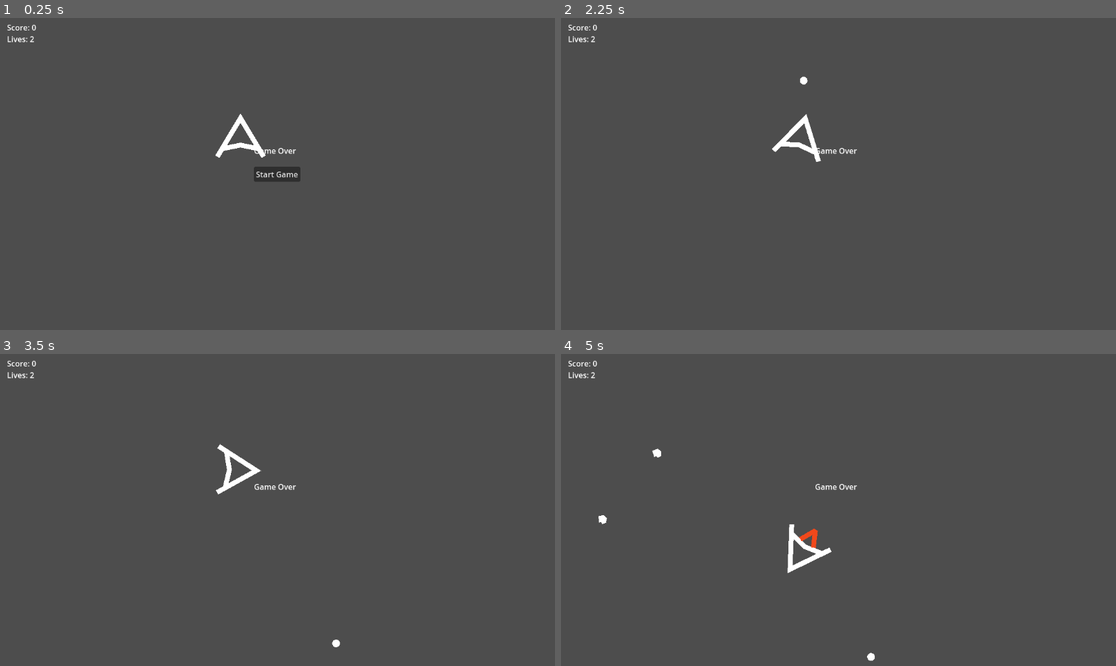
Above: before the commit, frames 1-4 (two rows, left to right).
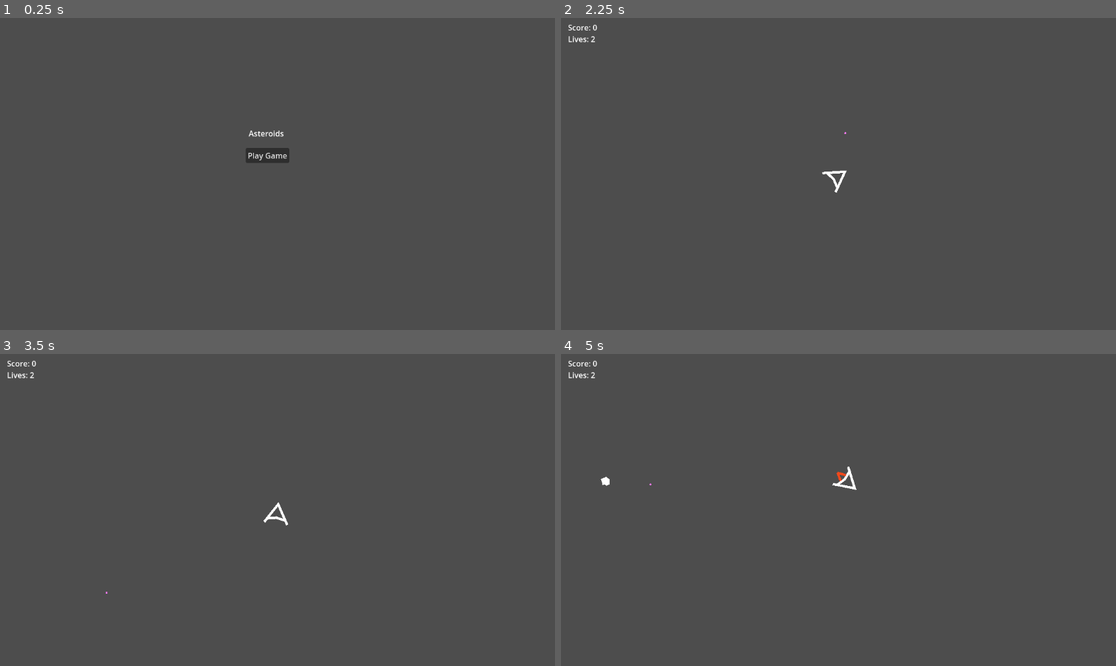
Above: after the commit, the same moments.

Repository: evanboerchers/asteroids
Game: Godot game, scene res://menu/menu.tscn
Same seed, same stepped clock (60 frames per second), same inputs: the game is played once before the commit and once after it. Before the commit the project starts from res://main.tscn.
Inputs (mouse positions are in pixels of both pictures, inside the frame that each line leads up to):
- Up to frame 1 (0.25 s): no input
- Up to frame 2 (2.25 s): click (838, 174) at 0.5 s, where only the run before the commit has a clickable "Start Game"; click (827, 155) at 1.25 s, where only the run after the commit has a clickable "Play Game"; tap Enter at 2 s; hold D (move_right) from 2.03 s (still down); tap Space (shoot) at 2.1 s
- Up to frame 3 (3.5 s): release D (move_right) at 2.78 s; hold A (move_left) from 2.78 s (still down); tap Space (shoot) at 2.85 s
- Up to frame 4 (5 s): release A (move_left) at 3.53 s; hold D (move_right) 3.53-4.28 s; tap Space (shoot) at 3.6, 4.35 s; hold W (move_up) from 4.28 s (still down)

The runs differ from the first frame. In frame 1, 1.2% of the frame differs, in the area x 1-55%, y 2-53%; in frame 2, 0.6%; in frame 3, 0.6%; in frame 4, 0.8%.

Commit message:
polishing and organizing

Diff:
--- a/main.gd
+++ b/game/game.gd
@@ -15,6 +15,7 @@
 	score = 0
 	lives = 3
 	$HUD.update_score(score)
+	$HUD.show_game_start()
 	$Player.start($StartPosition.position)
 	$StartTimer.start()
 
@@ -25,26 +26,13 @@
 	$AsteroidTimer.start()
 
 func _on_asteroid_timer_timeout():
-	# Create a new instance of the Mob scene.
 	var asteroid = asteroid_scene.instantiate()
-
-	# Choose a random location on Path2D.
 	var asteroid_spawn_location = $AsteroidPath/AsteroidSpawnLocation
 	asteroid_spawn_location.progress_ratio = randf()
-
-	# Set the mob's position to the random location.
 	asteroid.position = asteroid_spawn_location.position
-
-	# Set the mob's direction perpendicular to the path direction.
 	var direction = asteroid_spawn_location.rotation + PI / 2
-
-	# Add some randomness to the direction.
 	direction += randf_range(-PI / 4, PI / 4)
 	asteroid.rotation = direction
-
-	# Choose the velocity for the mob.
 	var velocity = Vector2(randf_range(150.0, 250.0), 0.0)
 	asteroid.linear_velocity = velocity.rotated(direction)
-
-	# Spawn the mob by adding it to the Main scene.
 	add_child(asteroid)
--- a/main.tscn
+++ b/game/game.tscn
@@ -1,9 +1,9 @@
 [gd_scene load_steps=6 format=3 uid="uid://c2kr8gxbmvwch"]
 
-[ext_resource type="Script" uid="uid://10moy6w467at" path="res://main.gd" id="1_h2yge"]
-[ext_resource type="PackedScene" uid="uid://cmen3tbqq15ux" path="res://asteroid/asteroid.tscn" id="2_1bvp3"]
-[ext_resource type="PackedScene" uid="uid://daml7pc384wme" path="res://player/player.tscn" id="3_lquwl"]
-[ext_resource type="PackedScene" uid="uid://bspk0udhd1ekc" path="res://hud/hud.tscn" id="4_1bvp3"]
+[ext_resource type="Script" uid="uid://10moy6w467at" path="res://game/game.gd" id="1_fc0e3"]
+[ext_resource type="PackedScene" uid="uid://cmen3tbqq15ux" path="res://asteroid/asteroid.tscn" id="2_7jktm"]
+[ext_resource type="PackedScene" uid="uid://daml7pc384wme" path="res://player/player.tscn" id="3_ryrav"]
+[ext_resource type="PackedScene" uid="uid://bspk0udhd1ekc" path="res://hud/hud.tscn" id="4_eow3j"]
 
 [sub_resource type="Curve2D" id="Curve2D_7mycd"]
 _data = {
@@ -12,11 +12,10 @@
 point_count = 5
 
 [node name="Main" type="Node"]
-script = ExtResource("1_h2yge")
-asteroid_scene = ExtResource("2_1bvp3")
+script = ExtResource("1_fc0e3")
+asteroid_scene = ExtResource("2_7jktm")
 
-[node name="Player" parent="." instance=ExtResource("3_lquwl")]
-visible = false
+[node name="Player" parent="." instance=ExtResource("3_ryrav")]
 
 [node name="StartTimer" type="Timer" parent="."]
 wait_time = 2.0
@@ -25,14 +24,14 @@
 [node name="AsteroidTimer" type="Timer" parent="."]
 
 [node name="StartPosition" type="Marker2D" parent="."]
-position = Vector2(500, 240.025)
+position = Vector2(576, 328)
 
 [node name="AsteroidPath" type="Path2D" parent="."]
 curve = SubResource("Curve2D_7mycd")
 
 [node name="AsteroidSpawnLocation" type="PathFollow2D" parent="AsteroidPath"]
 
-[node name="HUD" parent="." instance=ExtResource("4_1bvp3")]
+[node name="HUD" parent="." instance=ExtResource("4_eow3j")]
 
 [connection signal="timeout" from="StartTimer" to="." method="_on_start_timer_timeout"]
 [connection signal="timeout" from="AsteroidTimer" to="." method="_on_asteroid_timer_timeout"]
--- a/hud/hud.gd
+++ b/hud/hud.gd
@@ -4,6 +4,10 @@
 
 func show_message():
 	$Message.show()
+
+func show_game_start():
+	$Message.hide()
+	$StartButton.hide()
 
 func show_game_over():
 	show_message();
--- /dev/null
+++ b/menu/menu.gd
@@ -0,0 +1,4 @@
+extends Node2D
+
+func play_game():
+	get_tree().change_scene_to_file("res://game/game.tscn")
--- /dev/null
+++ b/menu/menu.tscn
@@ -0,0 +1,25 @@
+[gd_scene load_steps=2 format=3 uid="uid://b81nftencc2hl"]
+
+[ext_resource type="Script" uid="uid://d3hg2ql1820qx" path="res://menu/menu.gd" id="1_j0t7f"]
+
+[node name="Menu" type="Node2D"]
+script = ExtResource("1_j0t7f")
+
+[node name="CanvasLayer" type="CanvasLayer" parent="."]
+
+[node name="Label" type="Label" parent="CanvasLayer"]
+offset_left = 517.0
+offset_top = 228.0
+offset_right = 590.0
+offset_bottom = 251.0
+text = "Asteroids"
+
+[node name="Button" type="Button" parent="CanvasLayer"]
+offset_left = 511.0
+offset_top = 270.0
+offset_right = 601.0
+offset_bottom = 301.0
+text = "Play Game
+"
+
+[connection signal="pressed" from="CanvasLayer/Button" to="." method="play_game"]
--- a/player/player.tscn
+++ b/player/player.tscn
@@ -11,9 +11,11 @@
 
 [node name="Hitbox" type="CollisionPolygon2D" parent="."]
 position = Vector2(0, 1)
+scale = Vector2(0.5, 0.5)
 polygon = PackedVector2Array(0, -32, -48, 47, 48, 47)
 
 [node name="Ship" type="Node2D" parent="."]
+scale = Vector2(0.5, 0.5)
 
 [node name="Line2D" type="Line2D" parent="Ship"]
 position = Vector2(-10, -28)
@@ -23,12 +25,13 @@
 points = PackedVector2Array(40, 32, 0, 24, -40, 32)
 
 [node name="Thrust" type="Node2D" parent="."]
+scale = Vector2(0.5, 0.5)
 
 [node name="Line2D" type="Line2D" parent="Thrust"]
 points = PackedVector2Array(-16, 32, 0, 64, 16, 32)
 default_color = Color(0.945098, 0.282353, 0.105882, 1)
 
 [node name="Cannon" type="Marker2D" parent="."]
-position = Vector2(0, -40)
+position = Vector2(0, -20)
 
 [connection signal="body_entered" from="." to="." method="_on_body_entered"]
--- a/project.godot
+++ b/project.godot
@@ -11,7 +11,7 @@
 [application]
 
 config/name="Asteroids"
-run/main_scene="uid://c2kr8gxbmvwch"
+run/main_scene="uid://b81nftencc2hl"
 config/features=PackedStringArray("4.4", "Mobile")
 config/icon="res://icon.svg"
 
--- a/projectile/projectile.tscn
+++ b/projectile/projectile.tscn
@@ -4,13 +4,16 @@
 [ext_resource type="Script" uid="uid://pgljdvdswn8m" path="res://projectile/projectile.gd" id="1_makwg"]
 
 [sub_resource type="CircleShape2D" id="CircleShape2D_qxf0c"]
-radius = 8.0
+radius = 4.0
 
 [node name="Projectile" type="Area2D"]
 script = ExtResource("1_makwg")
 
 [node name="CollisionShape2D" type="CollisionShape2D" parent="."]
+scale = Vector2(0.5, 0.5)
 shape = SubResource("CircleShape2D_qxf0c")
 
 [node name="shape" type="Polygon2D" parent="."]
+scale = Vector2(0.5, 0.5)
+color = Color(1, 0.489894, 0.98765, 1)
 script = ExtResource("1_6aa83")
--- a/projectile/shape.gd
+++ b/projectile/shape.gd
@@ -1,6 +1,6 @@
 extends Polygon2D
 
-@export var radius: float = 8
+@export var radius: float = 4
 @export var sides: int = 32
 
 func _ready():
Renamed: main.gd.uid -> game/game.gd.uid
Not shown, added: menu/menu.gd.uid
